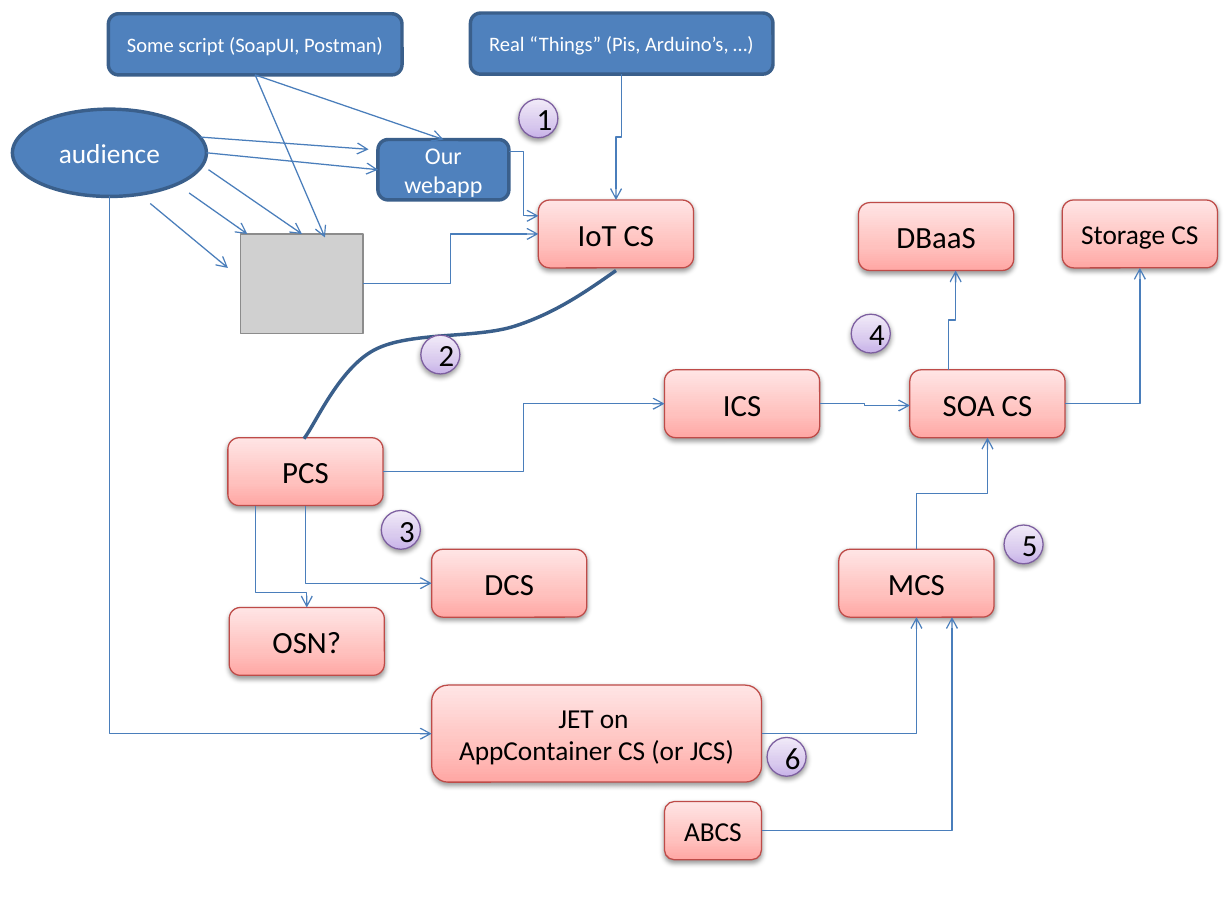
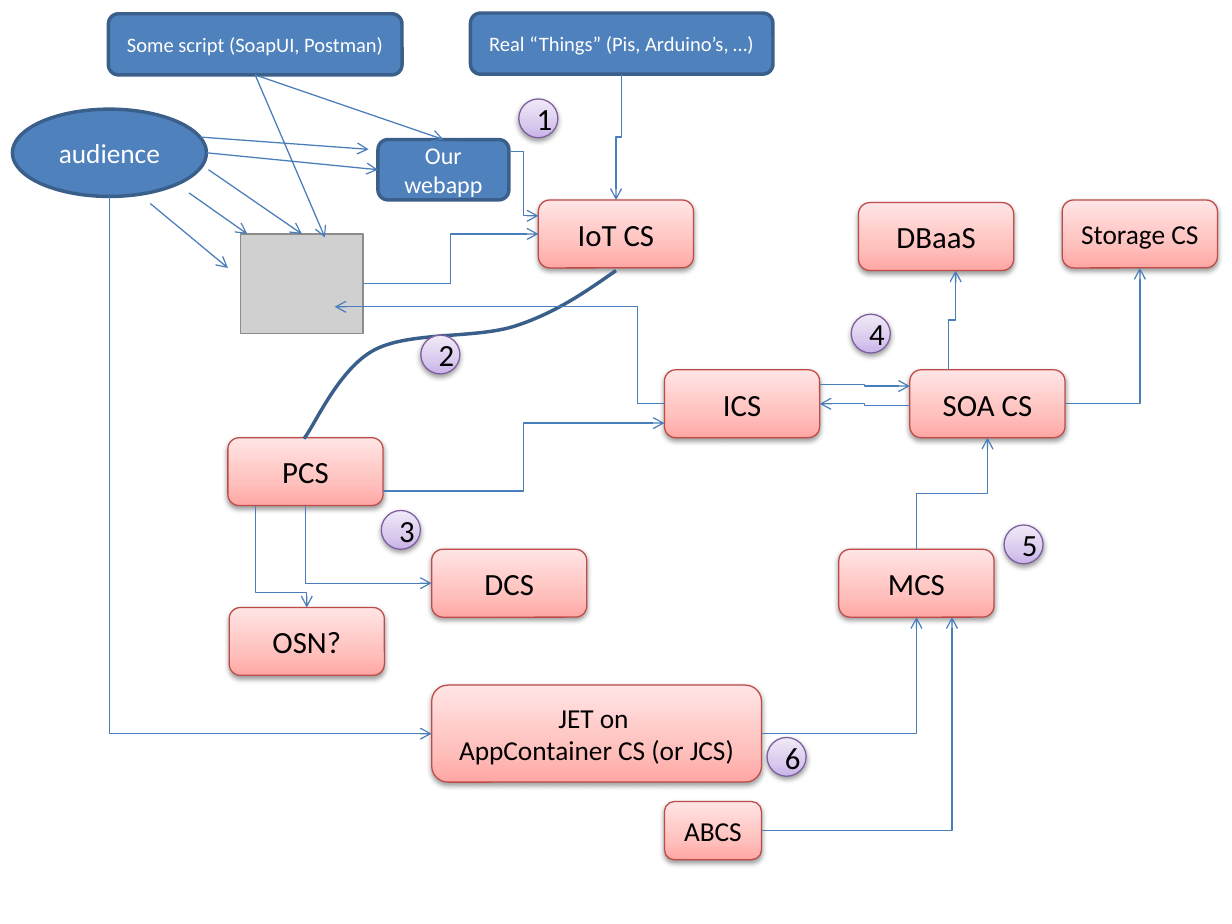
Before and after one commit to lucasjellema/aced-cloud-demo-ofmw2016-valencia, a slide deck: slide 1 of ofmw-forum2016-valencia-demo.pptx. Drawn at 1232x924 pixels with LibreOffice and Linux fonts; fonts in the diff are those of the drawing; grey boxes stand for pictures. Boxes give left, top, right and bottom in pixels: in the first picture for what was removed or moved away, otherwise in the second. Text is boxed around its words. In the diff, an @@ line names an element or a change of style, - is before the commit and + after.

```diff
--- a/ofmw-forum2016-valencia-demo.pptx
+++ b/ofmw-forum2016-valencia-demo.pptx
@@ elbow arrow added from (664, 404) to (335, 307), #4B7EBC 0.75 pt @@
@@ elbow arrow moved from (819, 404) - (910, 405) to (819, 384) - (910, 386) @@
@@ elbow arrow added from (910, 405) to (819, 404), #4B7EBC 0.75 pt @@
@@ elbow arrow moved from (383, 472) - (664, 404) to (383, 492) - (664, 424) @@
```
Also in this commit, not shown: 4 other slides changed, 12 other files.
